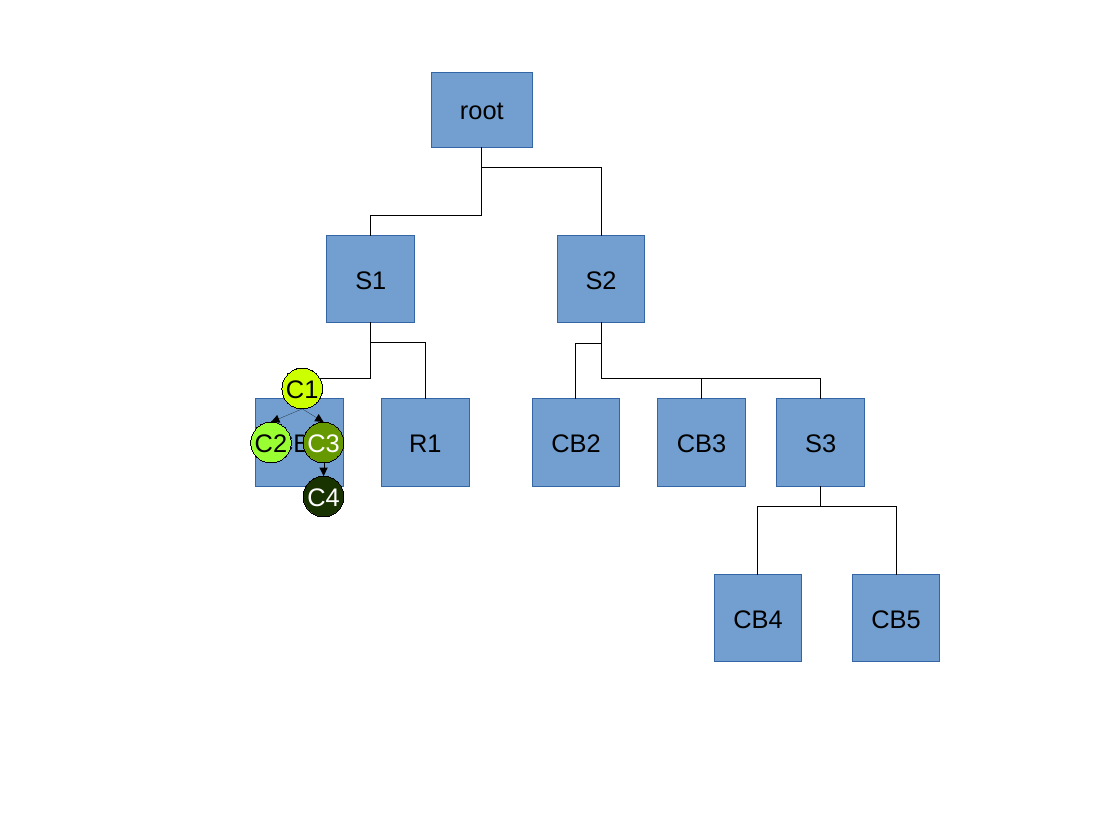
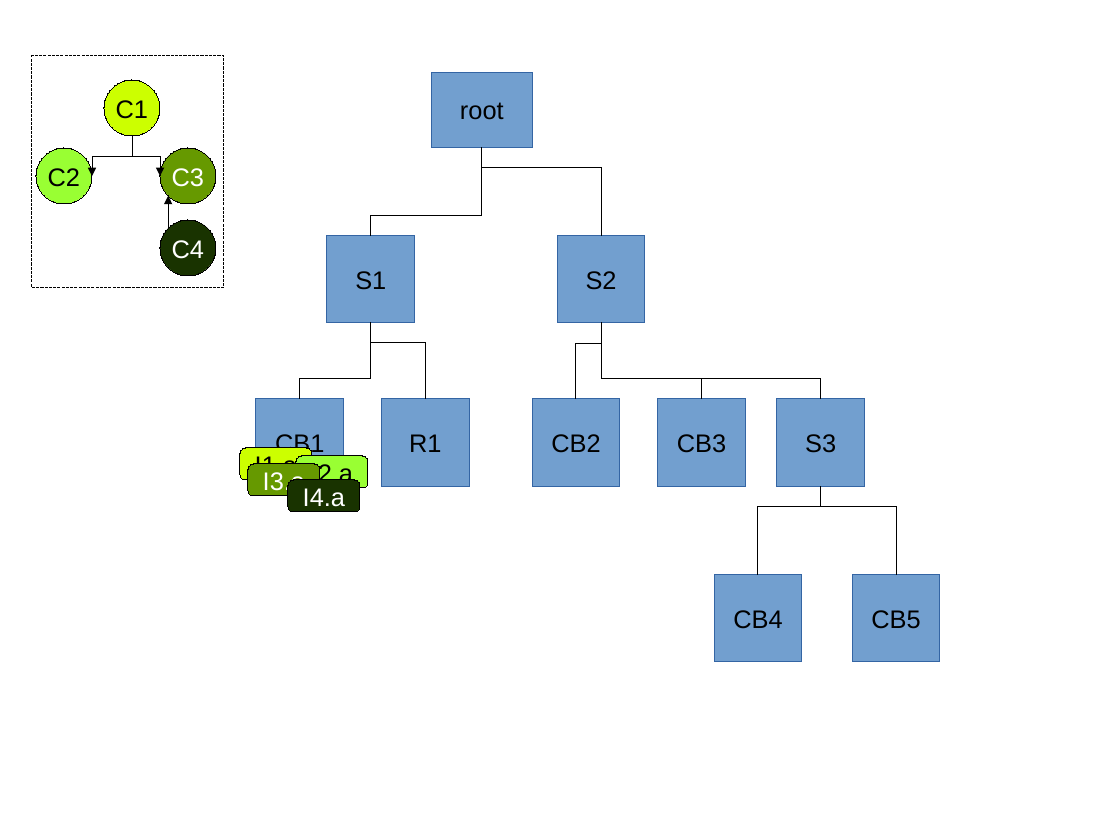
Before and after one commit to rene-schoene/racr-mquat, a slide deck: slide 5 of doc/the-problem.odp (slide 4 before the commit). Drawn at 1120x840 pixels with LibreOffice and Linux fonts; fonts in the diff are those of the drawing. Boxes give left, top, right and bottom in pixels: in the first picture for what was removed or moved away, otherwise in the second. Text is boxed around its words. In the diff, an @@ line names an element or a change of style, - is before the commit and + after.

```diff
--- a/doc/the-problem.odp
+++ b/doc/the-problem.odp
@@ rectangle added at <box>32,56,224,288</box>, outline #000000 0 pt @@
@@ ellipse "C1": place and size @@
-ellipse "C1" at <box>282,368,322,409</box>
+ellipse "C1" at <box>104,80,160,136</box>
@@ ellipse "C2": place and size @@
-ellipse "C2" at <box>251,422,292,462</box>
+ellipse "C2" at <box>36,148,91,204</box>
@@ elbow arrow added from (132, 136) to (92, 176), #000000 0 pt @@
@@ elbow arrow added from (132, 136) to (161, 176), #000000 0 pt @@
@@ ellipse "C3": place and size @@
-ellipse "C3" at <box>303,422,344,462</box>
+ellipse "C3" at <box>160,148,215,204</box>
@@ elbow arrow added from (169, 229) to (169, 196), #000000 0 pt @@
@@ ellipse "C4": place and size @@
-ellipse "C4" at <box>303,477,344,517</box>
+ellipse "C4" at <box>160,221,215,276</box>
@@ arrow removed from (303, 409) to (271, 422) @@
@@ arrow removed from (303, 409) to (324, 422) @@
@@ rounded rectangle added at <box>240,448,312,480</box>, fill #CCFF00, outline #000000 0 pt, 18 pt, text #000000 @@
+I1.a
@@ rounded rectangle added at <box>248,464,320,496</box>, fill #669900, outline #000000 0 pt, 18 pt, text #FFFFFF @@
+I3.a
@@ rounded rectangle added at <box>296,456,368,488</box>, fill #99FF33, outline #000000 0 pt, 18 pt, text #000000 @@
+I2.a
@@ arrow removed from (324, 463) to (324, 477) @@
@@ rounded rectangle added at <box>288,480,360,511</box>, fill #193300, outline #000000 0 pt, 18 pt, text #FFFFFF @@
+I4.a
```
Also in this commit, not shown: 4 other slides changed, 2 slides added, 1 slide removed.
